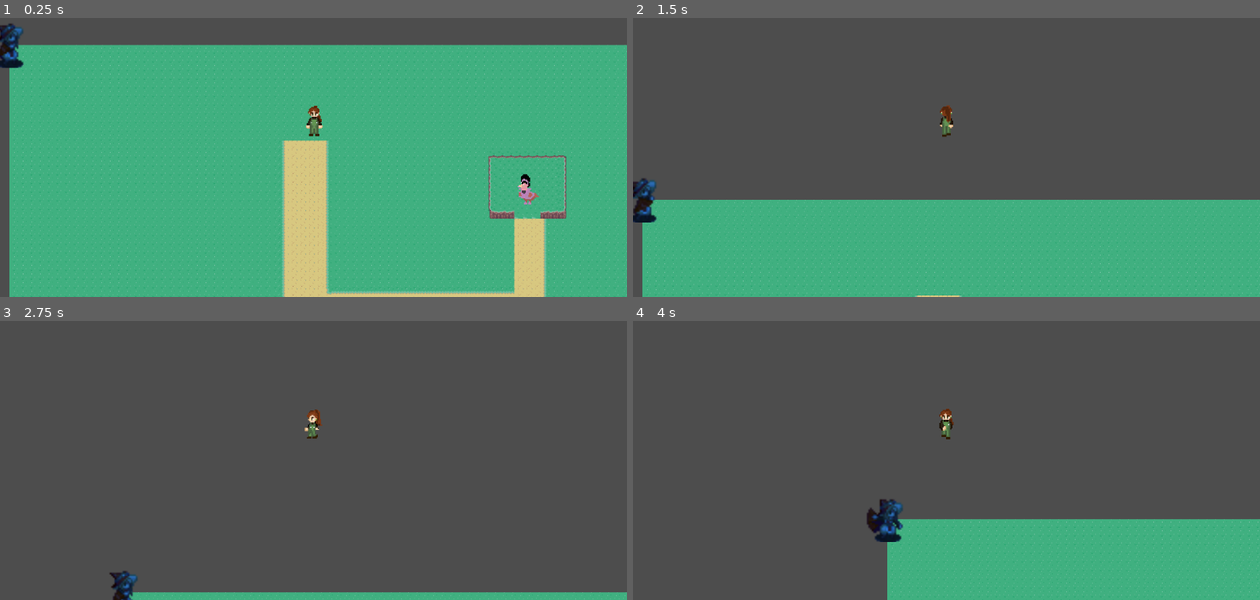
Above: before the commit, frames 1-4 (two rows, left to right).
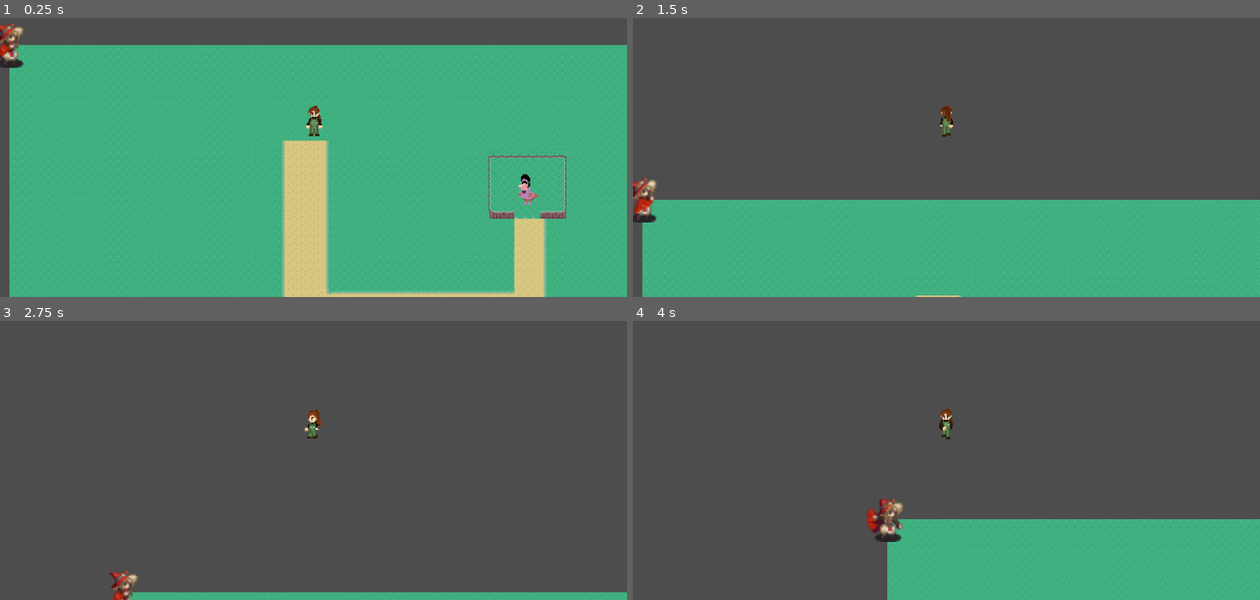
Above: after the commit, the same moments.

Repository: DrewCoding/179-Final-Project
Game: Godot game, scene res://Scenes/game_manager.tscn
Same seed, same stepped clock (60 frames per second), same inputs: the game is played once before the commit and once after it. This scene is started directly instead of the project's main scene.
Inputs:
- Up to frame 1 (0.25 s): no input
- Up to frame 2 (1.5 s): hold W (up) from 0.53 s (still down); tap Space (Level Up) at 0.6 s; tap G (shop) at 0.77 s; tap 0 at 1.35 s
- Up to frame 3 (2.75 s): tap G (shop) at 1.52 s; release W (up) at 2.03 s; hold A (left) from 2.03 s (still down); tap Space (Level Up) at 2.1 s
- Up to frame 4 (4 s): tap 0 at 2.85 s; tap G (shop) at 3.02, 3.77 s; release A (left) at 3.53 s; hold S (down) from 3.53 s (still down); tap Space (Level Up) at 3.6 s

The runs differ from the first frame. In frame 1, 0.5% of the frame differs, in the area x 0-4%, y 1-18%; in frame 2, 0.5%; in frame 3, 0.3%; in frame 4, 0.7%, in the area x 37-44%, y 63-80%.

Commit message:
Professor + merchant bug fix

Diff:
--- a/aggiemon/Scenes/new_map_test.tscn
+++ b/aggiemon/Scenes/new_map_test.tscn
@@ -75,6 +75,16 @@
 [node name="Player" parent="OverWorld" instance=ExtResource("4_n21db")]
 position = Vector2(232.49121, 127.5969)
 
+[node name="Shopkeeper" type="Node2D" parent="OverWorld"]
+position = Vector2(1188, -375)
+script = ExtResource("15_ltqyi")
+narrator_scene = ExtResource("24_651yi")
+
+[node name="Professor" type="Node2D" parent="OverWorld"]
+position = Vector2(366, 235)
+script = ExtResource("15_ltqyi")
+narrator_scene = ExtResource("25_651yi")
+
 [node name="SpawnerContainer" type="Node2D" parent="OverWorld"]
 
 [node name="EnemySpawner" type="Node2D" parent="OverWorld/SpawnerContainer"]
@@ -244,15 +254,5 @@
 bus = &"Music"
 parameters/looping = true
 
-[node name="Shopkeeper" type="Node2D" parent="."]
-position = Vector2(1189, -375)
-script = ExtResource("15_ltqyi")
-narrator_scene = ExtResource("24_651yi")
-
-[node name="Professor" type="Node2D" parent="."]
-position = Vector2(367, 235)
-script = ExtResource("15_ltqyi")
-narrator_scene = ExtResource("25_651yi")
-
 [node name="GreaserTurkey" parent="." instance=ExtResource("23_8gbwf")]
 position = Vector2(-467.86914, 977.13873)
--- a/aggiemon/Scripts/narrator.gd
+++ b/aggiemon/Scripts/narrator.gd
@@ -4,7 +4,7 @@
 @export var animation_player : AnimationPlayer
 
 var narrator_name : String = "Narrator"
-var color : Color = Color("2e83ffff")
+var color : Color = Color(1, 1, 1, 1)
 var spawner_id : NarratorSpawner
 var canMove : bool = true
 var xp_value : int = 15
